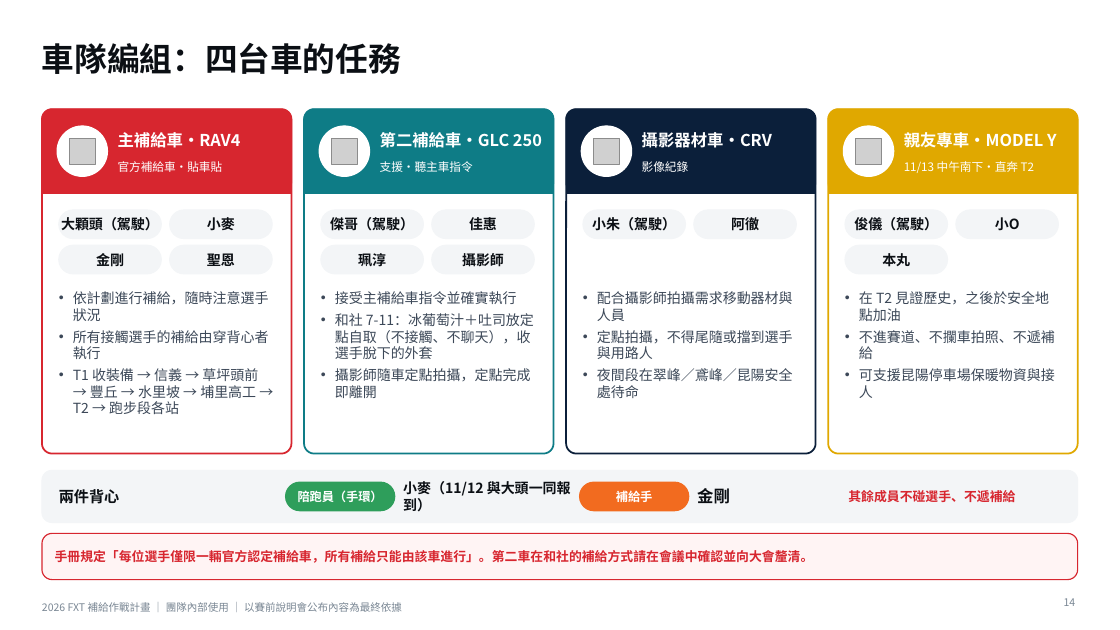
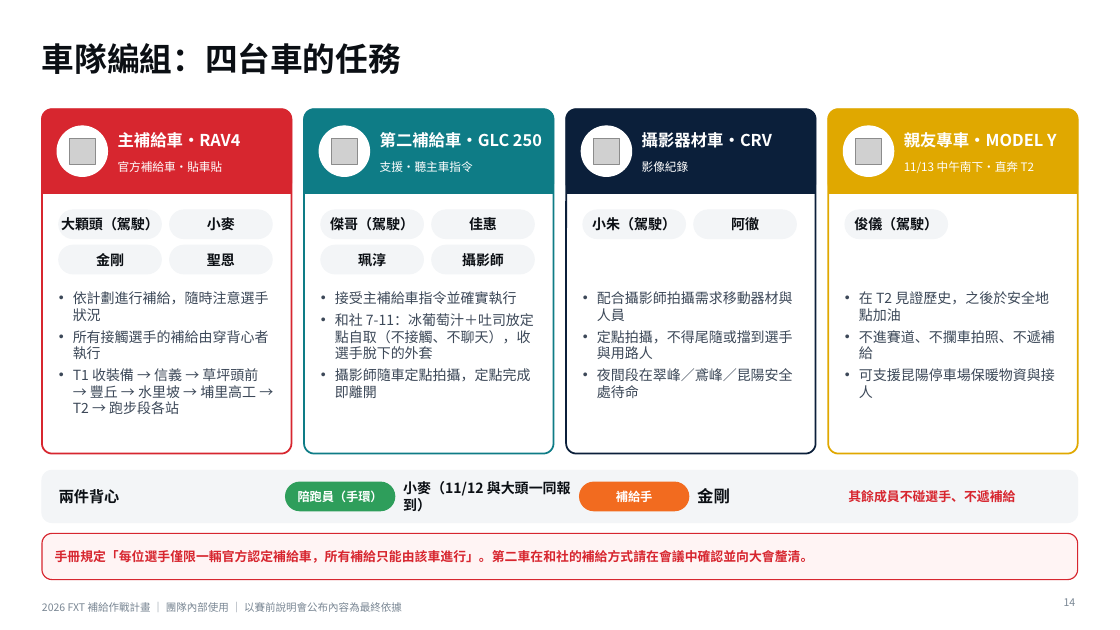
Before and after one commit to powermovebboy-sys/Race-site, a slide deck: slide 14 of deck/2026_FXT_補給作戰計畫.pptx. Drawn at 1120x630 pixels with LibreOffice and Linux fonts; fonts in the diff are those of the drawing; grey boxes stand for pictures. Boxes give left, top, right and bottom in pixels: in the first picture for what was removed or moved away, otherwise in the second. Text is boxed around its words. In the diff, an @@ line names an element or a change of style, - is before the commit and + after.

```diff
--- a/deck/2026_FXT_補給作戰計畫.pptx
+++ b/deck/2026_FXT_補給作戰計畫.pptx
@@ rounded rectangle removed at [956, 210, 1059, 239] @@
@@ text removed at [995, 217, 1020, 231] @@
-小O
@@ rounded rectangle removed at [845, 245, 948, 274] @@
@@ text removed at [882, 253, 910, 267] @@
-本丸
```
Also in this commit, not shown: 4 other slides changed, 3 other files.
